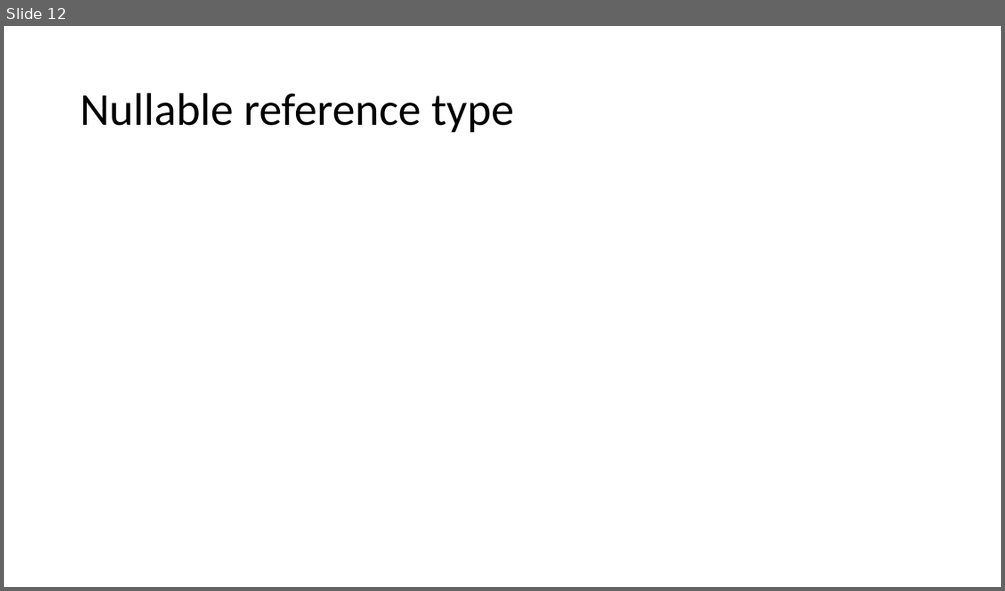
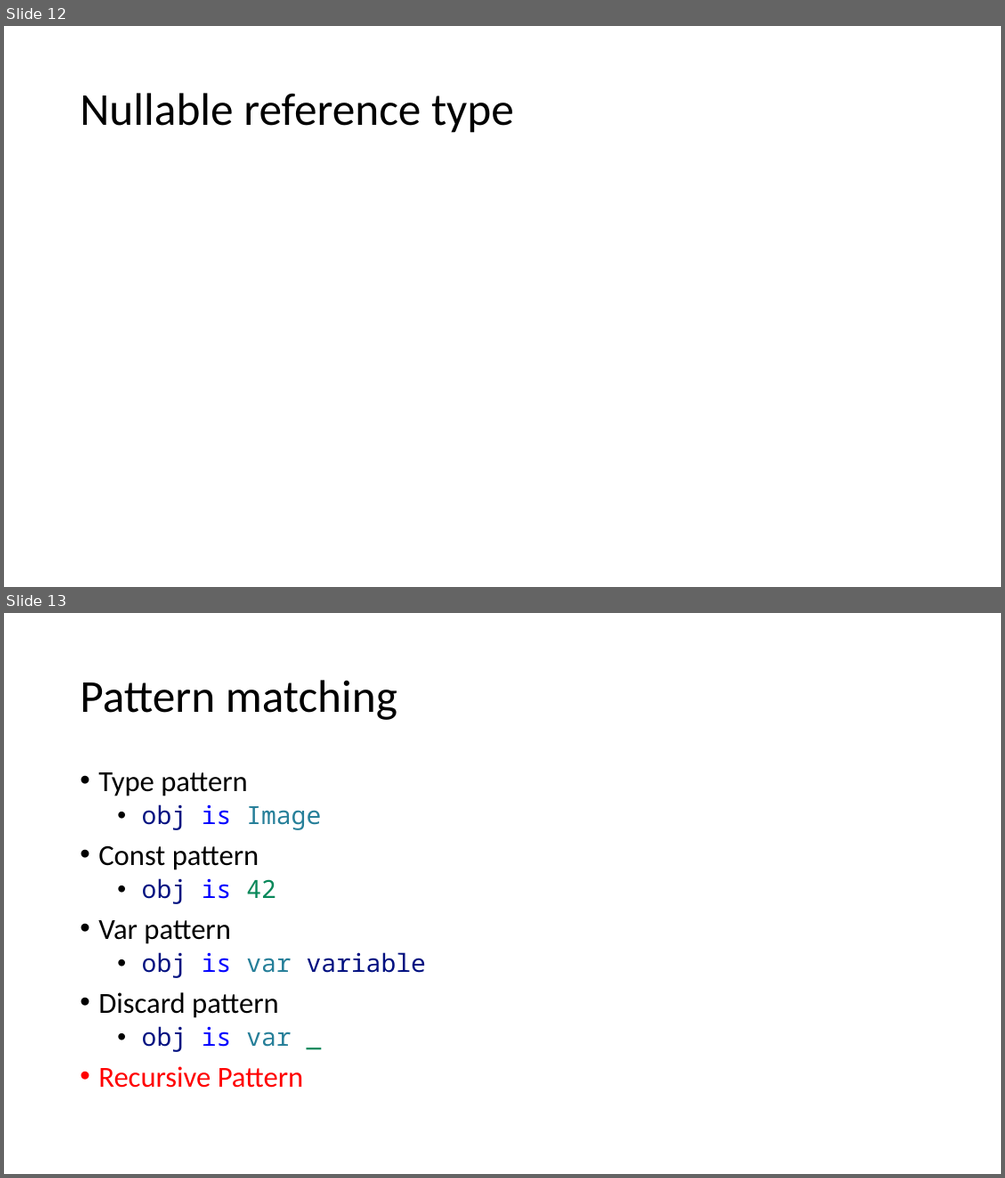
Before and after one commit to kugushev/presentations, a slide deck: Presentation.pptx. Shown one above the other, each under a label of ours: slide 12 before the commit, slides 12 and 13 after it. The pictures are 1005x591 and 1005x1178 pixels, drawn with LibreOffice and Linux fonts; fonts in the diff are those of the drawing. Boxes give left, top, right and bottom in pixels: in the first picture for what was removed or moved away, otherwise in the second. Text is boxed around its words. In the diff, an @@ line names an element or a change of style, - is before the commit and + after.

Commit message:
add recuresive pattern

```diff
--- a/Presentation.pptx
+++ b/Presentation.pptx
@@ slide 13 added at box(4, 613, 1001, 1174), background #FFFFFF @@
@@ title added at box(80, 680, 397, 720), 44 pt, text #000000 @@
+Pattern matching
@@ text added at box(98, 772, 426, 1087), 28 pt, text #000000 @@
+• Type pattern
+  • obj is Image
+• Const pattern
+  • obj is 42
+• Var pattern
+  • obj is var variable
+• Discard pattern
+  • obj is var _
+• Recursive Pattern
```
Also in this commit, not shown: 13 other slides added, 1 slide removed, 4 other files.
